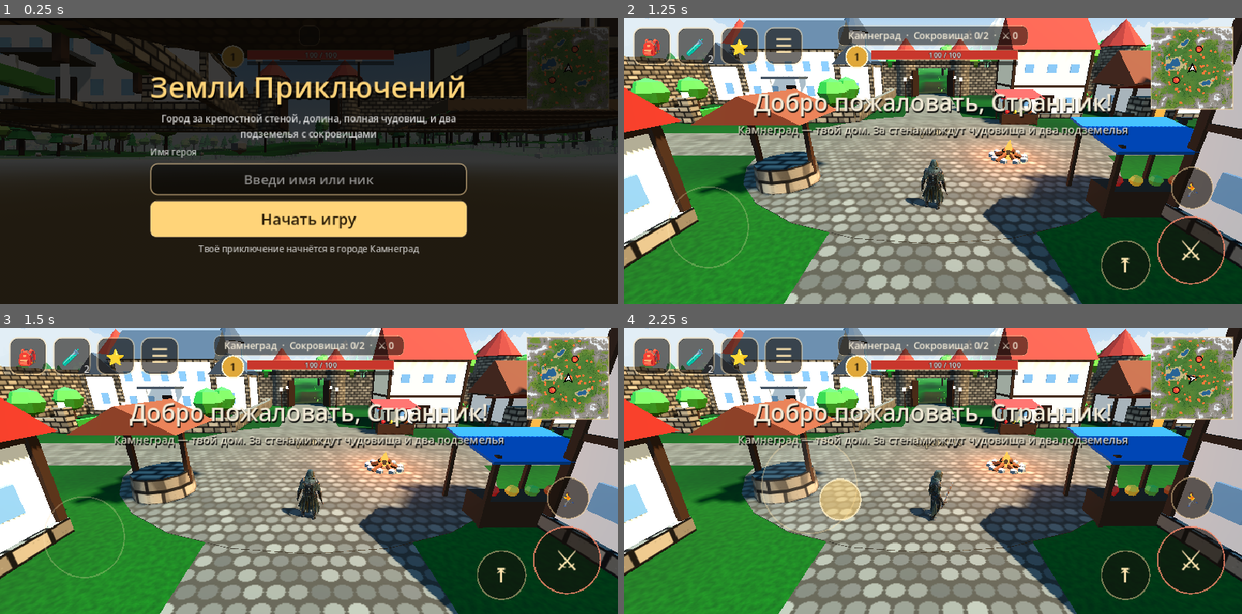
Above: before the commit, frames 1-4 (two rows, left to right).
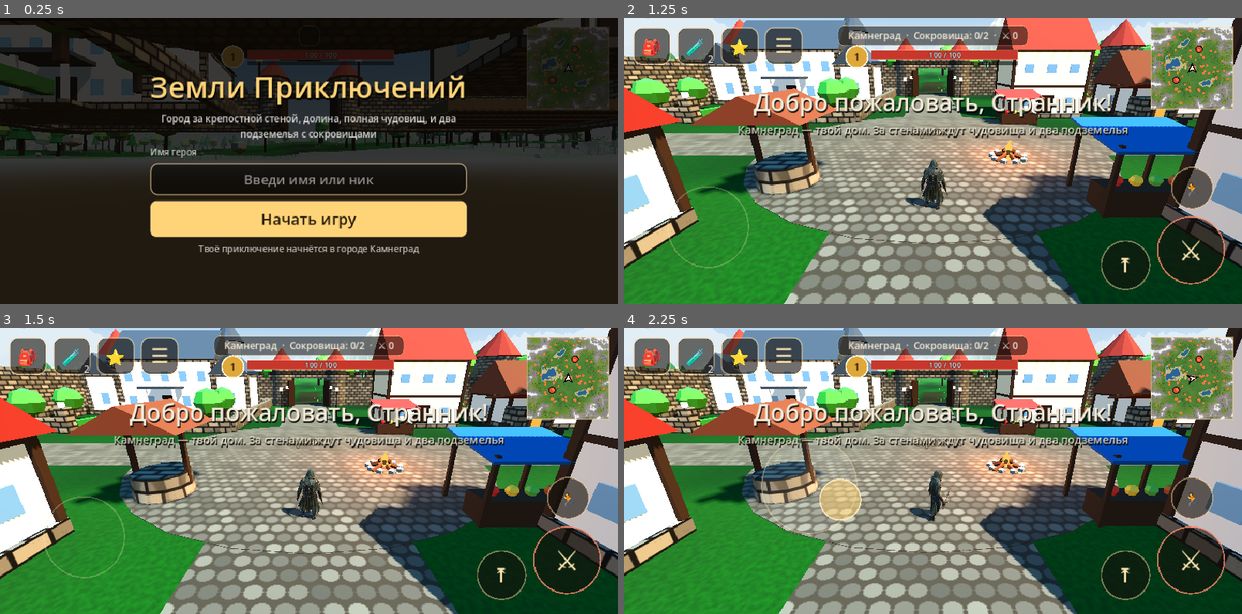
Above: after the commit, the same moments.

Repository: alexbl2802-hue/-
Game: Godot game, scene res://scenes/main.tscn
The game is run twice, just before and just after one commit, with the same random seed, the same clock (stepped at 60 frames per second) and the same inputs.
Inputs (mouse positions are in pixels of both pictures, inside the frame that each line leads up to):
- Up to frame 1 (0.25 s): no input
- Up to frame 2 (1.25 s): click "Начать игру" at 0.5 s
- Up to frame 3 (1.5 s): move the mouse to (444, 456) at 1.27 s; click (444, 456) at 1.42 s
- Up to frame 4 (2.25 s): drag from (809, 485) to (902, 528) at 2.02 s

Frames 1-3 are identical in both runs. In frame 4, less than 0.1% of the frame differs, in the area x 47-54%, y 50-68%.

Commit message:
Hero arms spread while running, hopping rabbit legs, goblin gait without foot sliding
- PoseOffsets modifier: extra bone rotations over animations in skeleton axes
- Hero: upper arms move away from the body while running; run animation speed
  matched to the model's stride
- Battle bunny: hop cycle with crouch, push-off, tucked legs and landing;
  moves forward mostly in the air so paws do not slide
- Goblin: walk and run animation speed from measured stride, slow wander walk
- tests/gait.tscn (stride measurement) and tests/anim.tscn (motion frames)

Co-Authored-By: Claude Opus 5.5 <noreply@anthropic.com>
Claude-Session: https://claude.ai/code/session_015UTJDXhzLMDcJkgb9pqccT

Diff:
--- a/godot/scripts/enemy.gd
+++ b/godot/scripts/enemy.gd
@@ -4,7 +4,7 @@
 
 const TYPES := {
 	"slime": {"hp": 45, "dmg": 7, "speed": 3.4, "r": 0.6, "aggro": 11.0, "reach": 1.5, "cd": 1.3, "windup": 0.45, "bar": 1.5, "lunge": true},
-	"goblin": {"hp": 70, "dmg": 10, "speed": 4.6, "r": 0.45, "aggro": 15.0, "reach": 1.7, "cd": 1.1, "windup": 0.4, "bar": 2.0},
+	"goblin": {"hp": 70, "dmg": 10, "speed": 4.6, "walk": 0.8, "r": 0.45, "aggro": 15.0, "reach": 1.7, "cd": 1.1, "windup": 0.4, "bar": 2.0},
 	"skeleton": {"hp": 80, "dmg": 12, "speed": 3.9, "r": 0.45, "aggro": 13.0, "reach": 1.8, "cd": 1.2, "windup": 0.45, "bar": 2.4},
 	"spider": {"hp": 55, "dmg": 9, "speed": 5.2, "r": 0.7, "aggro": 12.0, "reach": 1.7, "cd": 0.9, "windup": 0.35, "bar": 1.4, "lunge": true},
 	# Кролик с длинными когтями: сильнее гоблина, бродит по всему миру
@@ -110,35 +110,125 @@
 	_ap.seek(randf_range(B_GUARD[0], B_GUARD[1]), true)
 	_bunny = true
 	_setup_flash()
+	_setup_hop_legs()
 
 func _animate_bunny(dt: float) -> void:
-	_char.position.y = 0.0
+	var hopping := false
 	# Кувырок после пропущенного удара
 	if _dodge_t >= 0.0:
 		_dodge_t += dt
 		if _dodge_t > 0.9:
 			_dodge_t = -1.0
-		else:
-			return
-	if st == "windup" and not _swing:
+	elif st == "windup" and not _swing:
 		# Удары по очереди: рукой и ногой в прыжке, с момента незадолго до удара
 		_swing = true
 		_b_attack = B_KICK if _b_attack == B_PUNCH else B_PUNCH
 		_ap.play(_b_attack, 0.08)
 		_ap.seek(B_HITS[_b_attack] - 0.35, true)
 		_ap.speed_scale = 1.8
+	elif not (st == "windup" or (st == "recover" and _t < 0.4)):
+		_swing = false
+		# Стойка: петля начала анимации удара рукой; на ходу — прыжками
+		if _ap.current_animation != B_PUNCH or _ap.current_animation_position > B_GUARD[1] or _ap.current_animation_position < B_GUARD[0] - 0.05:
+			_ap.play(B_PUNCH, 0.15)
+			_ap.seek(B_GUARD[0], true)
+		_ap.speed_scale = 1.0
+		hopping = _moving
+	_hop_legs(dt, hopping)
+
+## Прыжки кролика: присел → оттолкнулся ногами → в воздухе поджал ноги →
+## вытянул их к земле → приземлился, спружинив. Обе ноги работают вместе.
+## Ключи цикла: [доля цикла, бедро вперёд, сгиб колена, носок вниз] — в градусах.
+const HOP_KEYS := [
+	[0.00, 22.0, 40.0, 0.0],     # касание земли
+	[0.12, 48.0, 92.0, -18.0],   # глубокий присед
+	[0.30, -24.0, 4.0, 45.0],    # толчок: ноги вытянуты назад, на носках
+	[0.50, 42.0, 78.0, 25.0],    # в воздухе ноги поджаты
+	[0.82, 34.0, 46.0, 10.0],    # тянется к земле
+	[1.00, 22.0, 40.0, 0.0],
+]
+const HOP_GROUND := 0.3          # доля цикла на земле, дальше — полёт
+
+var _legs_mod: PoseOffsets
+var _leg_bones := []             # [бедро, колено, стопа] для левой и правой ноги
+var _leg_len := 0.8
+var _flex_axis := Vector3.RIGHT  # поперечная ось скелета: вокруг неё сгибаются ноги
+var _hop_p := 0.0
+var _hop_w := 0.0
+
+func _setup_hop_legs() -> void:
+	var sk: Skeleton3D = _char.find_children("*", "Skeleton3D", true, false)[0]
+	var find := func(suffix: String) -> int:
+		for i in sk.get_bone_count():
+			if sk.get_bone_name(i).ends_with(suffix):
+				return i
+		return -1
+	for side in ["Left", "Right"]:
+		var bones: Array = [find.call(side + "UpLeg"), find.call(side + "Leg"), find.call(side + "Foot")]
+		if bones.has(-1):
+			return
+		_leg_bones.append(bones)
+	var gr := func(i: int) -> Vector3: return sk.get_bone_global_rest(i).origin
+	var lb: Array = _leg_bones[0]
+	_leg_len = (gr.call(lb[1]).distance_to(gr.call(lb[0])) + gr.call(lb[2]).distance_to(gr.call(lb[1]))) * _char.scale.x
+	var toe: int = find.call("LeftToeBase")
+	var fwd := Vector3(0, 0, 1)
+	if toe >= 0:
+		fwd = gr.call(toe) - gr.call(lb[2])
+		fwd.y = 0.0
+		fwd = fwd.normalized()
+	# Поворот вокруг этой оси уводит направленную вниз кость вперёд
+	_flex_axis = Vector3.DOWN.cross(fwd).normalized()
+	_legs_mod = PoseOffsets.new()
+	sk.add_child(_legs_mod)
+
+## Кролик продвигается в основном в полёте: пока ноги на земле, он почти стоит на месте
+## (иначе лапы скользили бы по траве); средняя скорость за прыжок не меняется
+func _hop_speed() -> float:
+	if _legs_mod == null or _hop_w < 0.5 or not _moving:
+		return 1.0
+	const ON_GROUND := 0.2
+	return ON_GROUND if _hop_p <= HOP_GROUND else (1.0 - HOP_GROUND * ON_GROUND) / (1.0 - HOP_GROUND)
+
+func _hop_pose(p: float) -> Vector3:
+	for i in range(1, HOP_KEYS.size()):
+		var k1: Array = HOP_KEYS[i]
+		if p <= k1[0]:
+			var k0: Array = HOP_KEYS[i - 1]
+			var f := smoothstep(0.0, 1.0, (p - k0[0]) / (k1[0] - k0[0]))
+			return Vector3(lerpf(k0[1], k1[1], f), lerpf(k0[2], k1[2], f), lerpf(k0[3], k1[3], f))
+	return Vector3(HOP_KEYS[0][1], HOP_KEYS[0][2], HOP_KEYS[0][3])
+
+func _hop_legs(dt: float, hopping: bool) -> void:
+	_char.position.y = 0.0
+	if _legs_mod == null:
+		if hopping:   # запасной вариант: просто подскоки
+			_hop += dt * (9.0 if st == "chase" else 6.0)
+			_char.position.y = absf(sin(_hop)) * (0.35 if st == "chase" else 0.18)
 		return
-	if st == "windup" or (st == "recover" and _t < 0.4):
-		return
-	_swing = false
-	# Стойка: петля начала анимации удара рукой; на ходу — с подскоками
-	if _ap.current_animation != B_PUNCH or _ap.current_animation_position > B_GUARD[1] or _ap.current_animation_position < B_GUARD[0] - 0.05:
-		_ap.play(B_PUNCH, 0.15)
-		_ap.seek(B_GUARD[0], true)
-	_ap.speed_scale = 1.0
-	if _moving:
-		_hop += dt * (9.0 if st == "chase" else 6.0)
-		_char.position.y = absf(sin(_hop)) * (0.35 if st == "chase" else 0.18)
+	var chase := st == "chase"
+	# Прыжок доводим до приземления, даже если кролик остановился
+	if hopping or _hop_p > HOP_GROUND:
+		_hop_p += dt * (2.7 if chase else 1.9)
+		if _hop_p >= 1.0:
+			_hop_p = fmod(_hop_p, 1.0) if hopping else 0.0
+	_hop_w = move_toward(_hop_w, 1.0 if hopping or _hop_p > 0.0 else 0.0, dt * 6.0)
+	if not hopping and _hop_p <= HOP_GROUND:
+		_hop_p = move_toward(_hop_p, 0.0, dt)
+	var a := _hop_pose(_hop_p) * deg_to_rad(1.0) * _hop_w
+	for lb in _leg_bones:
+		_legs_mod.set_angle(lb[0], _flex_axis, a.x)
+		_legs_mod.set_angle(lb[1], _flex_axis, -a.y)
+		_legs_mod.set_angle(lb[2], _flex_axis, -a.z)
+	# Высота тела: на земле — насколько присел, в полёте — дуга прыжка
+	var drop := _leg_len * (1.0 - (cos(a.x) + cos(a.x - a.y)) / 2.0)
+	var y := 0.0
+	var on_ground := 1.0
+	if _hop_p > HOP_GROUND:
+		var f := (_hop_p - HOP_GROUND) / (1.0 - HOP_GROUND)
+		y = sin(PI * f) * (0.42 if chase else 0.2) * _hop_w
+		on_ground = 1.0 - smoothstep(0.0, 0.15, f) + smoothstep(0.75, 1.0, f)
+	_char.position.y = y - drop * clampf(on_ground, 0.0, 1.0)
 
 func _dodge() -> void:
 	_dodge_t = 0.0
@@ -230,6 +320,9 @@
 		_anim_on = on
 		_ap.active = on
 
+const G_WALK_STRIDE := 0.27   # м/с: столько проходит гоблин за секунду анимации Slow_Orc_Walk
+const G_RUN_STRIDE := 3.45    # то же для Running
+
 func _animate_char() -> void:
 	var want := "Combat_Stance"
 	var speed := 1.0
@@ -237,12 +330,15 @@
 		want = "Charged_Slash"
 		# Удар в анимации приходится примерно на середину (1,1 с) — совмещаем с концом замаха
 		speed = 0.8 / maxf(0.15, T["windup"])
-	elif _moving and st == "chase":
-		want = "Running"
-		speed = clampf(_speed_now / 4.6, 0.6, 1.4)
 	elif _moving:
-		want = "Slow_Orc_Walk"
-		speed = clampf(_speed_now / 1.2, 0.8, 2.5)
+		# Скорость анимации — по длине шага (замер: tests/gait.tscn), иначе ноги скользят:
+		# быстро — бегом, медленно — шагом вразвалку
+		if _speed_now > 1.4:
+			want = "Running"
+			speed = _speed_now / G_RUN_STRIDE
+		else:
+			want = "Slow_Orc_Walk"
+			speed = maxf(0.3, _speed_now / G_WALK_STRIDE)
 	if st == "windup" and not _swing:
 		# Каждый новый удар — анимация с начала замаха
 		_swing = true
@@ -623,7 +719,7 @@
 				w.y = 0
 				if w.length() > 0.6:
 					mv = w.normalized()
-					sp = T["speed"] * 0.35
+					sp = T.get("walk", T["speed"] * 0.35)
 				else:
 					_wander = null
 			if can_see and dist < T["aggro"]:
@@ -663,7 +759,7 @@
 		facing += angle_difference(facing, atan2(mv.x, mv.z)) * minf(1.0, dt * 8.0)
 	_moving = sp > 0.1
 	_speed_now = lerpf(_speed_now, sp, minf(1.0, dt * 8.0))
-	var hv := mv * sp
+	var hv := mv * sp * _hop_speed()
 	# Не заходим в воду
 	var ahead := global_position + hv.normalized() * 1.0 if sp > 0.0 else global_position
 	if sp > 0.0 and not in_dungeon and WorldGen.ground_at(ahead.x, ahead.z) < 0.4:
--- a/godot/scripts/hero.gd
+++ b/godot/scripts/hero.gd
@@ -151,6 +151,13 @@
 const A_WALK := "Running"      # отдельной ходьбы нет — медленный бег
 const A_RUN := "RunFast"
 const A_SLASH := "Right_Hand_Sword_Slash"
+const STRIDE_WALK := 4.8       # м/с, на которые уходит стопа за секунду анимации Running
+const STRIDE_RUN := 8.25       # то же для RunFast (замер: tests/gait.tscn)
+const ARMS_OUT_WALK := 0.3     # насколько отводить руки от тела на бегу, рад
+const ARMS_OUT_RUN := 0.38
+var _arms_mod: PoseOffsets
+var _arm_axes := []
+var _arms_w := 0.0
 
 func _attach_character() -> void:
 	if not ResourceLoader.exists(CHAR_PATH):
@@ -199,6 +206,7 @@
 			_sword.transform = Transform3D(Basis(width, blade, width.cross(blade).normalized()), hg.grip_point)
 	_sword.scale = Vector3.ONE / CHAR_SCALE
 	_attach_blades()
+	_setup_arms(sk)
 	_anim.play(A_IDLE if _has_idle else A_SLASH)
 	_anim.seek(0.0, true)
 	update_look()
@@ -313,7 +321,8 @@
 		speed = 1.6 if _dash_t >= 0.0 else 0.0
 	elif moving:
 		want = A_RUN if _speed_now > 7.0 else A_WALK
-		speed = _speed_now / (11.0 if want == A_RUN else 6.0)
+		# Скорость анимации — по длине шага модели, чтобы стопы не скользили по земле
+		speed = _speed_now / (STRIDE_RUN if want == A_RUN else STRIDE_WALK)
 	elif _has_idle:
 		want = A_IDLE   # дыхание и осмотр
 	else:
@@ -328,6 +337,34 @@
 		_new_swing = false
 	_idle_pose = idle
 	_anim.speed_scale = speed
+	_spread_arms(want != A_SLASH and on_floor and moving)
+
+## На бегу руки модели почти прижаты к телу — отводим плечи наружу
+func _spread_arms(running: bool) -> void:
+	if _arms_mod == null:
+		return
+	var target := clampf(_speed_now / WALK, 0.0, 1.0) if running else 0.0
+	_arms_w = move_toward(_arms_w, target, get_physics_process_delta_time() * 5.0)
+	var a := lerpf(ARMS_OUT_WALK, ARMS_OUT_RUN, clampf((_speed_now - WALK) / (RUN - WALK), 0.0, 1.0)) * _arms_w
+	for arm in _arm_axes:
+		_arms_mod.set_angle(arm[0], arm[1], a)
+
+func _setup_arms(sk: Skeleton3D) -> void:
+	var hips := -1
+	for i in sk.get_bone_count():
+		if sk.get_bone_name(i).ends_with("Hips"):
+			hips = i
+	for side in ["Left", "Right"]:
+		for i in sk.get_bone_count():
+			if sk.get_bone_name(i).ends_with(side + "Arm"):
+				var out := sk.get_bone_global_rest(i).origin - (sk.get_bone_global_rest(hips).origin if hips >= 0 else Vector3.ZERO)
+				out.y = 0.0
+				out.z = 0.0
+				# Поворот вокруг этой оси уводит опущенную руку в сторону от тела
+				_arm_axes.append([i, Vector3.DOWN.cross(out.normalized())])
+	if _arm_axes.size() == 2:
+		_arms_mod = PoseOffsets.new()
+		sk.add_child(_arms_mod)
 
 ## Полукольцо в вертикальной плоскости: от спины через верх вперёд
 func _half_ring(r0: float, r1: float, segs: int) -> ArrayMesh:
--- /dev/null
+++ b/godot/scripts/pose_offsets.gd
@@ -0,0 +1,29 @@
+## Добавочные повороты костей поверх анимации — в осях скелета, вокруг сустава кости.
+## Нужен там, где готовой анимации не хватает: руки героя на бегу отводятся от тела,
+## у кролика в прыжке работают ноги (присел → оттолкнулся → поджал → приземлился).
+## Владелец каждый кадр задаёт углы через set_angle(); ось — в системе скелета.
+## Если в одной цепочке крутятся несколько костей, у них должна быть одна общая ось
+## (так у ног кролика: всё сгибается вокруг поперечной оси).
+class_name PoseOffsets
+extends SkeletonModifier3D
+
+var _rot := {}   # индекс кости → [ось в системе скелета, угол]
+
+func set_angle(bone: int, axis: Vector3, angle: float) -> void:
+	if bone >= 0:
+		_rot[bone] = [axis.normalized(), angle]
+
+func _process_modification() -> void:
+	var sk := get_skeleton()
+	if not sk or _rot.is_empty():
+		return
+	# Глобальные позы читаем до изменений: общая ось у цепочки делает их достаточными
+	var g := {}
+	for b in _rot:
+		g[b] = sk.get_bone_global_pose(b).basis.orthonormalized()
+	for b in _rot:
+		var a: float = _rot[b][1]
+		if absf(a) < 0.0001:
+			continue
+		var local_axis: Vector3 = (g[b].inverse() * _rot[b][0]).normalized()
+		sk.set_bone_pose_rotation(b, sk.get_bone_pose_rotation(b) * Quaternion(local_axis, a))
--- /dev/null
+++ b/godot/tests/anim.gd
@@ -0,0 +1,97 @@
+## Серии кадров движений: бег героя (спереди и сзади), прыжки кролика и шаг гоблина (сбоку).
+## Запуск: godot --path godot res://tests/anim.tscn -- <папка>
+extends Node
+
+var main: Node
+var out := ""
+
+func _ready() -> void:
+	out = OS.get_cmdline_user_args()[0] + "/"
+	main = load("res://scenes/main.tscn").instantiate()
+	add_child(main)
+	while main.hero == null or main.hud == null:
+		await get_tree().process_frame
+	await get_tree().process_frame
+	main.hud.menu._on_main()
+	main.hud._banner_box.visible = false
+	main.hud.visible = false
+	for e in main.enemies.list:
+		e.T = e.T.duplicate()
+		e.T["aggro"] = 0.0
+	var h: Node3D = main.hero
+	var p := Vector3(-60, 0, -120)
+	# Герой бежит: камера едет вместе с ним
+	_place(h, p)
+	h.facing = 0.0
+	h.touch.move = Vector2(0, 1)
+	main.rig.yaw = PI; main.rig.pitch = 0.1; main.rig.dist = 3.6
+	await _frames(40)
+	for k in 4:
+		await _frames(3)
+		_save("hero_run_back_%d.png" % k)
+	h.touch.run = true
+	await _frames(30)
+	for k in 4:
+		await _frames(3)
+		_save("hero_fast_back_%d.png" % k)
+	main.rig.yaw = 0.0
+	await _frames(20)
+	for k in 4:
+		await _frames(3)
+		_save("hero_fast_front_%d.png" % k)
+	main.rig.yaw = PI * 0.5
+	await _frames(20)
+	for k in 4:
+		await _frames(3)
+		_save("hero_fast_side_%d.png" % k)
+	h.touch.run = false
+	h.touch.move = Vector2.ZERO
+	await _frames(10)
+	# Монстры идут вдоль оси X мимо своей камеры: бродят и гонятся (за героем далеко впереди)
+	var cam := Camera3D.new()
+	cam.fov = 50.0
+	add_child(cam)
+	cam.current = true
+	main.rig.target = null
+	for kind in ["rabbit", "goblin"]:
+		var e: Node3D = main.enemies.list.filter(func(x): return x.type == kind)[0]
+		for mode in ["chase", "idle"]:
+			var start := p + Vector3(-6, 0, 0)
+			_place(h, start + (Vector3(60, 0, 0) if mode == "chase" else Vector3(0, 0, 40)))
+			e.T["aggro"] = 200.0 if mode == "chase" else 0.0
+			e.home = Vector3(start.x, WorldGen.ground_at(start.x, start.z), start.z)
+			e.reset_home()
+			e.set_active(true)
+			e.st = mode
+			e._wander = start + Vector3(40, 0, 0)
+			e._wander_t = 100.0
+			for k in 80:
+				if mode == "chase":
+					# «Герой» всё время в 15 м впереди — монстр бежит за ним по прямой
+					var hp := e.global_position + Vector3(15, 0, 0)
+					h.global_position = Vector3(hp.x, WorldGen.ground_at(hp.x, hp.z) + 0.1, hp.z)
+					h.velocity = Vector3.ZERO
+				await get_tree().process_frame
+				if k < 30:
+					continue
+				if k % 5 == 0 and k >= 30 and k < 80:
+					var c := Vector3(e.global_position.x, WorldGen.ground_at(e.global_position.x, e.global_position.z), e.global_position.z)
+					cam.global_position = c + Vector3(0, 0.8, 3.4)
+					cam.look_at(c + Vector3(0, 0.7, 0))
+					await get_tree().process_frame
+					_save("%s_%s_%d.png" % [kind, mode, (k - 30) / 5])
+			print(kind, " ", mode, " st=", e.st, " speed=", snappedf(e._speed_now, 0.01), " anim=", e._ap.current_animation if e._ap else "", " scale=", snappedf(e._ap.speed_scale, 0.01) if e._ap else 0.0)
+			e.set_active(false)
+	get_tree().quit()
+
+func _place(h: Node3D, p: Vector3) -> void:
+	h.global_position = Vector3(p.x, WorldGen.ground_at(p.x, p.z) + 0.2, p.z)
+	h.velocity = Vector3.ZERO
+	main.rig.snap()
+
+func _save(name: String) -> void:
+	get_viewport().get_texture().get_image().save_png(out + name)
+
+func _frames(n: int) -> void:
+	for i in n:
+		await get_tree().process_frame
--- /dev/null
+++ b/godot/tests/anim.tscn
@@ -0,0 +1,6 @@
+[gd_scene format=3]
+
+[ext_resource type="Script" path="res://tests/anim.gd" id="1"]
+
+[node name="Anim" type="Node"]
+script = ExtResource("1")
--- /dev/null
+++ b/godot/tests/gait.gd
@@ -0,0 +1,61 @@
+## Замер шага: с какой скоростью опорная стопа уходит назад в анимации (м/с при speed_scale 1).
+## Делим скорость монстра на это число — получаем speed_scale без скольжения ног.
+extends Node
+func _ready() -> void:
+	var jobs := [["res://models/goblin.glb", ["Slow_Orc_Walk", "Running"], 0.92],
+		["res://models/hero.glb", ["Running", "RunFast"], 1.05],
+		["res://models/bunny.glb", [], 0.95]]
+	for j in jobs:
+		var n: Node3D = (load(j[0]) as PackedScene).instantiate()
+		add_child(n)
+		var sk: Skeleton3D = n.find_children("*", "Skeleton3D", true, false)[0]
+		var ap: AnimationPlayer = n.find_children("*", "AnimationPlayer", true, false)[0]
+		var names := []
+		for i in sk.get_bone_count(): names.append(sk.get_bone_name(i))
+		print("  skel xform to root: ", _rel(sk, n))
+		for a in j[1]:
+			var anim := ap.get_animation(a)
+			ap.play(a)
+			var feet := []
+			for i in sk.get_bone_count():
+				var nm := sk.get_bone_name(i)
+				if nm.ends_with("LeftFoot") or nm.ends_with("RightFoot"): feet.append(i)
+			var hips := 0
+			var len := anim.length
+			var steps := 120
+			var prev := {}
+			var sum := 0.0
+			var cnt := 0
+			var miny := INF
+			var ys := []
+			for s in steps + 1:
+				ap.seek(len * s / steps, true)
+				sk.force_update_all_bone_transforms()
+				for f in feet:
+					var p := _rel(sk, n) * sk.get_bone_global_pose(f).origin
+					ys.append(p.y)
+					miny = minf(miny, p.y)
+			var ymin := miny
+			for s in steps + 1:
+				ap.seek(len * s / steps, true)
+				sk.force_update_all_bone_transforms()
+				var hp := _rel(sk, n) * sk.get_bone_global_pose(hips).origin
+				for f in feet:
+					var p := _rel(sk, n) * sk.get_bone_global_pose(f).origin
+					if prev.has(f) and p.y < ymin + 0.04:
+						var d: Vector3 = p - prev[f]
+						sum += -d.z
+						cnt += 1
+					prev[f] = p
+				if s % 30 == 0: print("   t=", snappedf(len * s / steps, 0.01), " hips=", hp)
+			var dt := len / steps
+			print("  ", a, " len=", snappedf(len, 0.01), " planted foot speed (model units/s)=", snappedf(sum / maxf(1, cnt) / dt, 0.01), " scaled=", snappedf(sum / maxf(1, cnt) / dt * j[2], 0.01))
+	get_tree().quit()
+
+func _rel(sk: Node3D, top: Node3D) -> Transform3D:
+	var t := Transform3D()
+	var c: Node = sk
+	while c != top:
+		t = (c as Node3D).transform * t
+		c = c.get_parent()
+	return t
--- /dev/null
+++ b/godot/tests/gait.tscn
@@ -0,0 +1,6 @@
+[gd_scene format=3]
+
+[ext_resource type="Script" path="res://tests/gait.gd" id="1"]
+
+[node name="Gait" type="Node"]
+script = ExtResource("1")
Not shown, added: godot/scripts/pose_offsets.gd.uid
Not shown, added: godot/tests/anim.gd.uid
Not shown, added: godot/tests/gait.gd.uid
